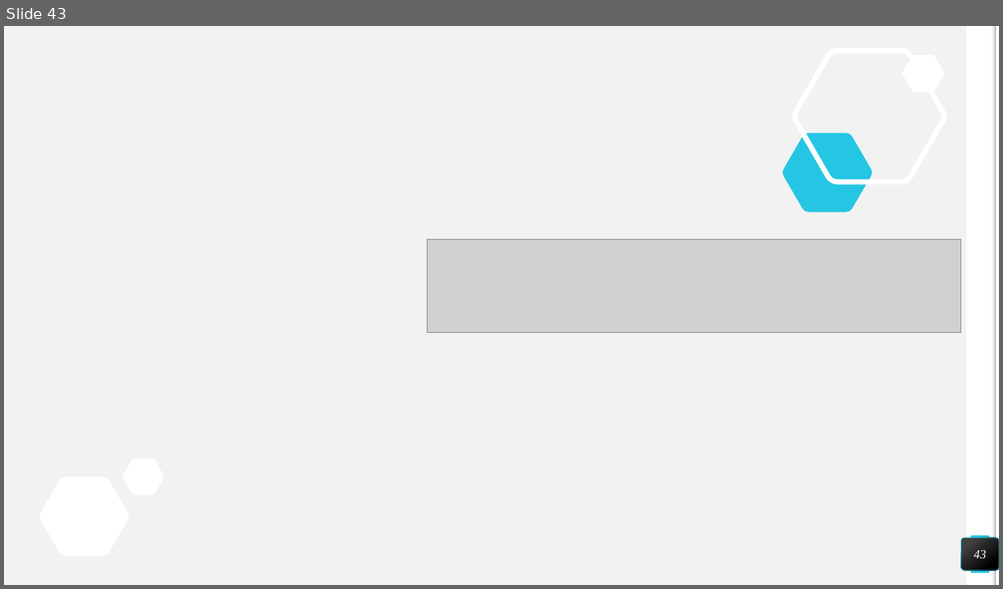
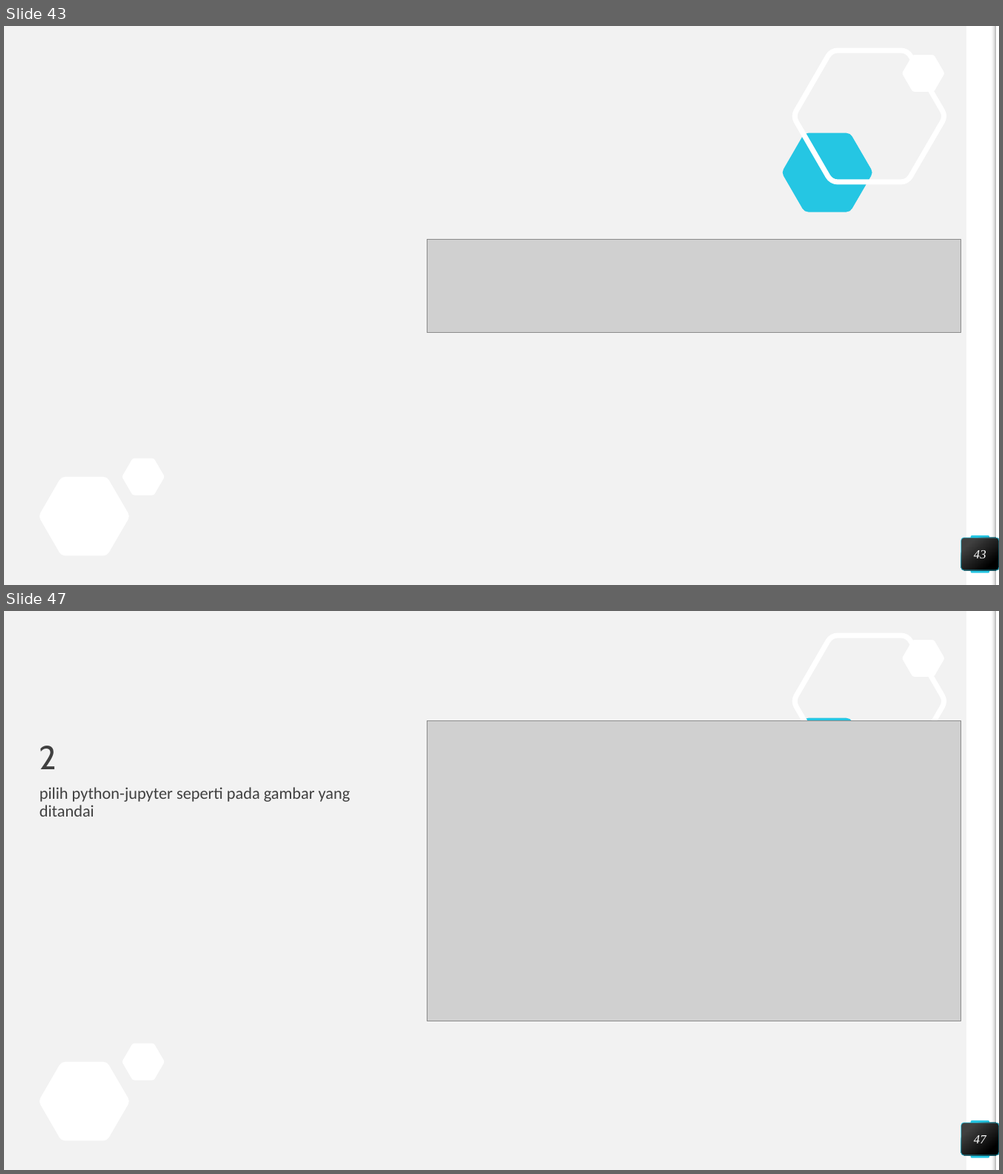
Before and after one commit to muammaradid/Pengantar-Deep-Learning, a slide deck: Tugas 1/54415319_Muammar Adid Prabowo_Tentang Python_4IA17.pptx. Shown one above the other, each under a label of ours: slide 43 before the commit, slides 43 and 47 after it; the slides between them are not shown. The pictures are 1003x589 and 1003x1174 pixels, drawn with LibreOffice and Linux fonts; fonts in the diff are those of the drawing; grey boxes stand for pictures. Boxes give left, top, right and bottom in pixels: in the first picture for what was removed or moved away, otherwise in the second. Text is boxed around its words. In the diff, an @@ line names an element or a change of style, - is before the commit and + after.

```diff
--- a/Tugas 1/54415319_Muammar Adid Prabowo_Tentang Python_4IA17.pptx
+++ b/Tugas 1/54415319_Muammar Adid Prabowo_Tentang Python_4IA17.pptx
@@ slide 47 added at <box>4,611,999,1170</box>, background #F2F2F2; not listed: 9 template elements that a slide beside it also shows @@
@@ picture added at <box>427,721,962,1022</box> @@
@@ title added at <box>40,746,57,769</box>, 32 pt, text #404040 @@
+2
@@ text added at <box>40,787,350,817</box>, 16 pt, text #404040 @@
+pilih python-jupyter seperti pada gambar yang ditandai
@@ page number added at <box>962,1123,999,1156</box>, fill gradient #404040 to #000000, outline #25C6E3 0.5 pt, 12 pt, text #FFFFFF, italic @@
+47
```
Also in this commit, not shown: 15 other slides added.
